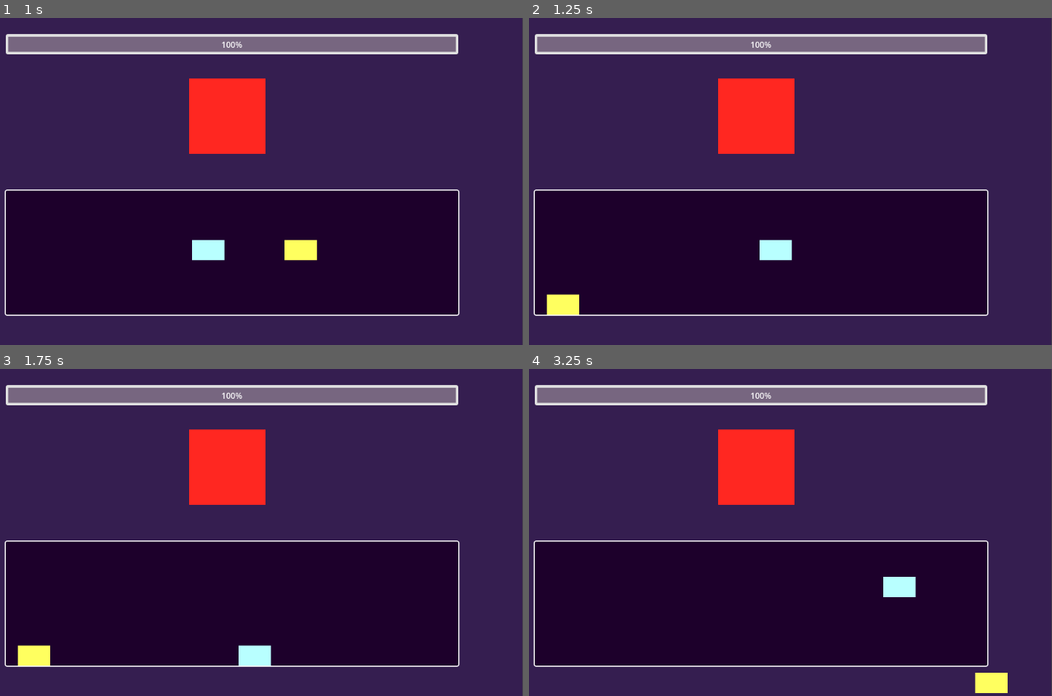
Above: before the commit, frames 1-4 (two rows, left to right).
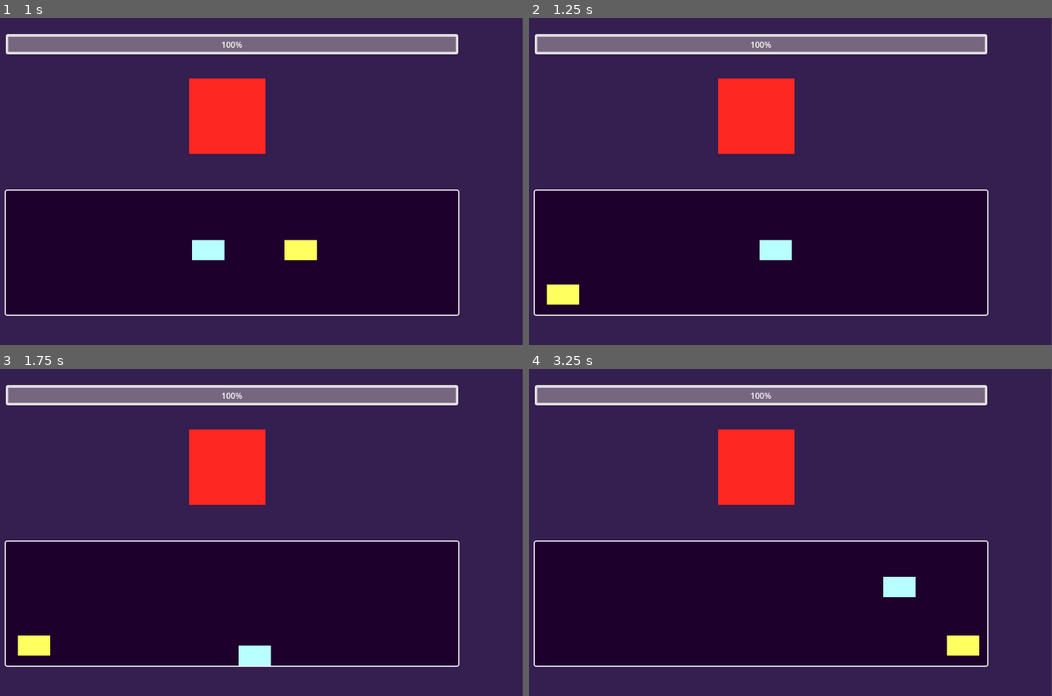
Above: after the commit, the same moments.

Repository: GuilhermeJuventino/Masking-Simulator-Prototype
Game: Godot game, scene res://Scenes/Game.tscn
Same seed, same stepped clock (60 frames per second), same inputs: the game is played once before the commit and once after it.
Inputs:
- Up to frame 1 (1 s): tap Enter at 0.5 s; hold Right (MoveRight) from 0.53 s (still down)
- Up to frame 2 (1.25 s): keep holding Right (MoveRight)
- Up to frame 3 (1.75 s): release Right (MoveRight) at 1.28 s; hold Down (MoveDown) from 1.28 s (still down)
- Up to frame 4 (3.25 s): tap Space at 2 s; release Down (MoveDown) at 2.03 s; hold Right (MoveRight) 2.03-2.78 s; hold Up (MoveUp) from 2.78 s (still down)

Frame 1 is identical in both runs. In frame 2, 0.4% of the frame differs, in the area x 3-10%, y 81-91%; in frame 3, 0.4%; in frame 4, 0.8%, in the area x 79-92%, y 81-100%.

Commit message:
Fixed teleporting

Diff:
--- a/Scenes/Game.tscn
+++ b/Scenes/Game.tscn
@@ -132,13 +132,13 @@
 position = Vector2(24, 24)
 
 [node name="TeleportPoint2" parent="Teleporters" instance=ExtResource("2_msg1b")]
-position = Vector2(872, 24)
+position = Vector2(816, 24)
 
 [node name="TeleportPoint3" parent="Teleporters" instance=ExtResource("2_msg1b")]
-position = Vector2(24, 232)
+position = Vector2(24, 192)
 
 [node name="TeleportPoint4" parent="Teleporters" instance=ExtResource("2_msg1b")]
-position = Vector2(872, 232)
+position = Vector2(816, 192)
 
 [node name="Enemy" parent="." node_paths=PackedStringArray("player", "health_bar", "teleporters") instance=ExtResource("2_bq2nf")]
 position = Vector2(680, 440)
--- a/Scripts/Enemy/Enemy.gd
+++ b/Scripts/Enemy/Enemy.gd
@@ -29,12 +29,12 @@
 		var teleport_index = randi_range(0, 3)
 
 		is_invincible = true
-		#visible = false
+		visible = false
 		is_teleporting = true
 		global_position = teleport_points[teleport_index].global_position
 
 		is_teleporting = false
-		#visible = true
+		visible = true
 		is_invincible = false
 
 		teleport_cooldown.start()
@@ -45,15 +45,12 @@
 func _physics_process(_delta):
 	Teleport()
 	CheckCollision()
-	#print(str(position))
 
 	move_and_slide()
 
 func _on_area_2d_area_entered(_area):
 	player_in = true
-	#print("player_in: " + str(player_in))
 
 
 func _on_area_2d_area_exited(_area):
 	player_in = false
-	#print("player_in: " + str(player_in))
--- a/Scripts/Enemy/EnemyValues.gd
+++ b/Scripts/Enemy/EnemyValues.gd
@@ -14,12 +14,7 @@
 
 # Called when the node enters the scene tree for the first time.
 func _ready():
-	if player:
-		print(str(player_body))
-
-	if health_bar:
-		print(str(health_bar.value))
-
+	pass
 
 
 # Called every frame. 'delta' is the elapsed time since the previous frame.
--- a/Scripts/Player/Player.gd
+++ b/Scripts/Player/Player.gd
@@ -28,7 +28,5 @@
 
 	velocity.x += velocity.x * delta
 	velocity.y += velocity.y * delta
-	print(str(position.x))
-	print(str(position.y))
 
 	move_and_slide()
